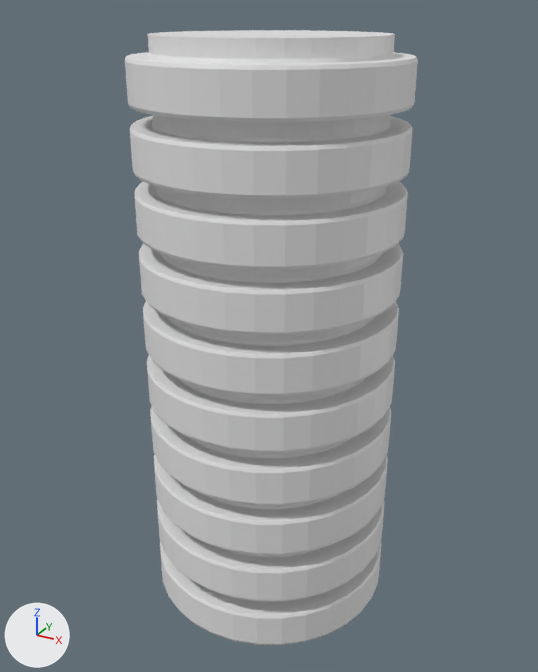
One commit to the FBX model Assets/Models/Body Parts/BodyRod.fbx: the scene before it, then after it.
Both versions are drawn from a camera (50 mm lens) standing at (3.537, -1.356, 2.93) and looking at (2.818, -0.05, 2.277). Lighting does not change. The marker at lower left points along +X, +Y and +Z.
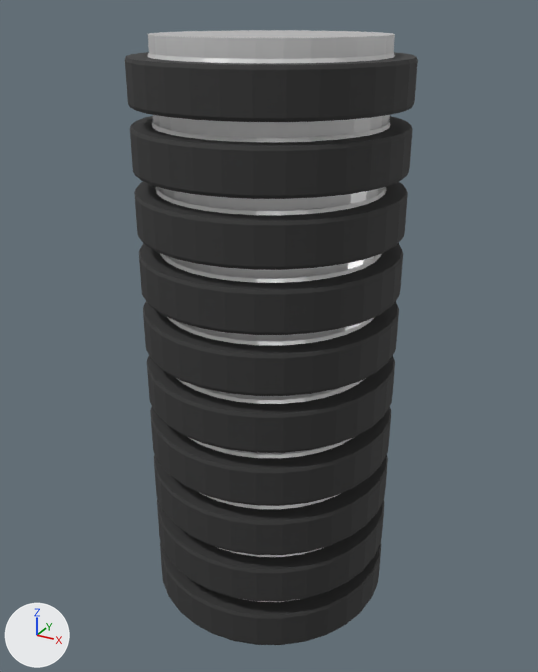
The newer file is also turned or shifted as a whole; pictures and numbers use the older file's frame.

Location of each change, (x1, y1, x2, y2) in pixels of the pictures (538 x 672 px):
part 1 of me_cylinder_001, recoloured (white to black): (125, 52, 418, 645) in both

The change in detail:
Material 'Black' (mat_black) is new.
Its base color is (0.0327, 0.0327, 0.0327) (black #333333).
Its roughness is 0.827.
Material 'Silver' (mat_silver) is new.
Its base color is (0.8, 0.8, 0.8) (white #e7e7e7).
Its metallic is 0.486.
Its roughness is 0.266.
me_cylinder_001 has 2272 vertices, 2242 faces and spans x -0.271..0.271, y -0.271..0.271, z -0.575..0.654.
me_cylinder_001 is used by ob_cylinder; location (2.823, -0.049, 2.234).
me_cylinder_001 part 1: 1600 of the faces centred in x -0.268..0.268, y -0.268..0.268, z -0.575..0.617 switch from no material to mat_black (black #333333).
me_cylinder_001 now uses material mat_silver (white #e7e7e7).
